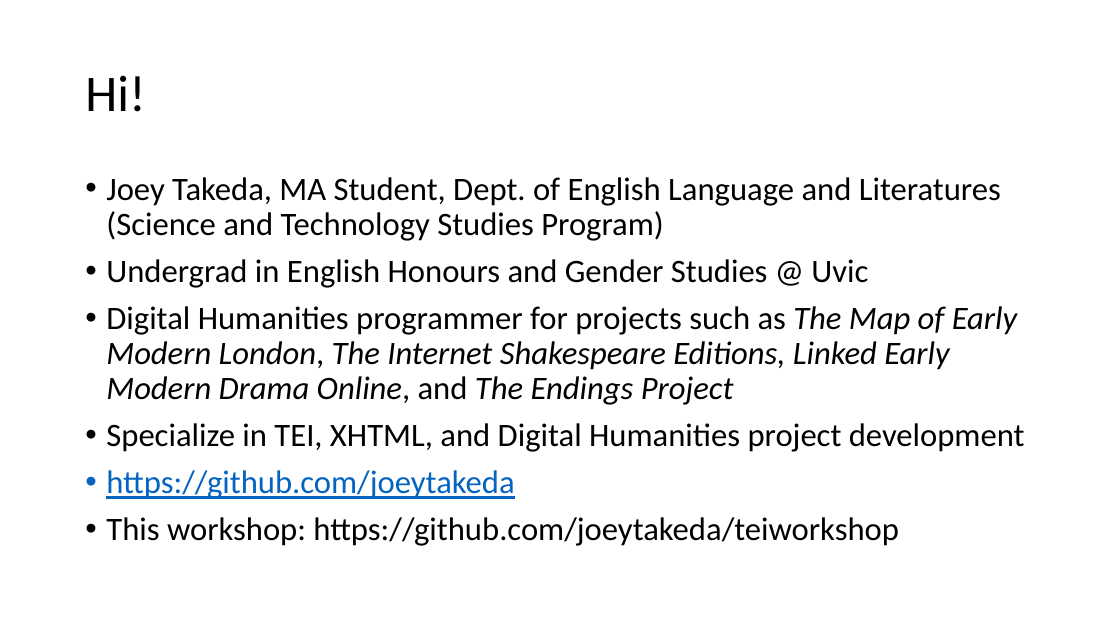
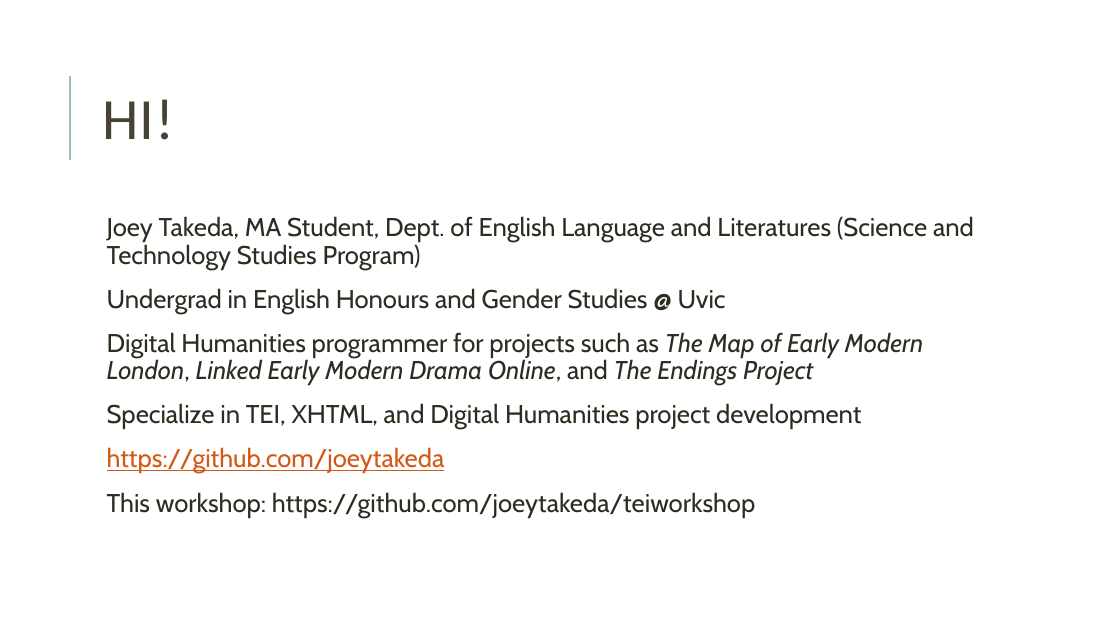
Before and after one commit to joeytakeda/teiworkshop, a slide deck: slide 2 of sept20/TEIWorkshop_1.pptx. Drawn at 1120x630 pixels with LibreOffice and Linux fonts; fonts in the diff are those of the drawing. Boxes give left, top, right and bottom in pixels: in the first picture for what was removed or moved away, otherwise in the second. Text is boxed around its words. In the diff, an @@ line names an element or a change of style, - is before the commit and + after.

```diff
--- a/sept20/TEIWorkshop_1.pptx
+++ b/sept20/TEIWorkshop_1.pptx
@@ line added from (70, 160) to (70, 76), #9CBEBD 1.5 pt @@
@@ title at bbox=[102, 99, 174, 140]: text changed; size 44 to 50 pt; text colour #000000 to #474233 @@
-Hi!
+HI!
@@ text "Joey Takeda, MA Student, Dept. ...": place and size @@
-text "Joey Takeda, MA Student, Dept. ..." at bbox=[106, 177, 1025, 546]
+text "Joey Takeda, MA Student, Dept. ..." at bbox=[107, 216, 974, 517]
@@ text at bbox=[107, 216, 974, 517]: size 28 to 22 pt, font Calibri to Cabin in "Joey Takeda, MA Student, Dept. of English ...", "Undergrad in English Honours and Gender Studies ...", "Specialize in TEI, XHTML, and Digital Humanities ...", "https://github.com/joeytakeda" and 1 more places; text colour #000000 to #2E2B21 in "Joey Takeda, MA Student, Dept. of English ...", "Undergrad in English Honours and Gender Studies ...", "Specialize in TEI, XHTML, and Digital Humanities ...", "This workshop: https://github.com/joeytakeda/teiworkshop"; text colour #0563C1 to #D25814 in "https://github.com/joeytakeda"; bullet • to  ; more space between paragraphs @@
@@ text at bbox=[107, 332, 923, 385]: text changed; size 28 to 22 pt; font Calibri to Cabin; text colour #000000 to #2E2B21 @@
-• Digital Humanities programmer for projects such as The Map of Early Modern London, The Internet Shakespeare Editions, Linked Early Modern Drama Online, and The Endings Project
+  Digital Humanities programmer for projects such as The Map of Early Modern London, Linked Early Modern Drama Online, and The Endings Project
```
Also in this commit, not shown: 29 other slides changed, 89 slides added, 9 slides removed, 1 other file.
